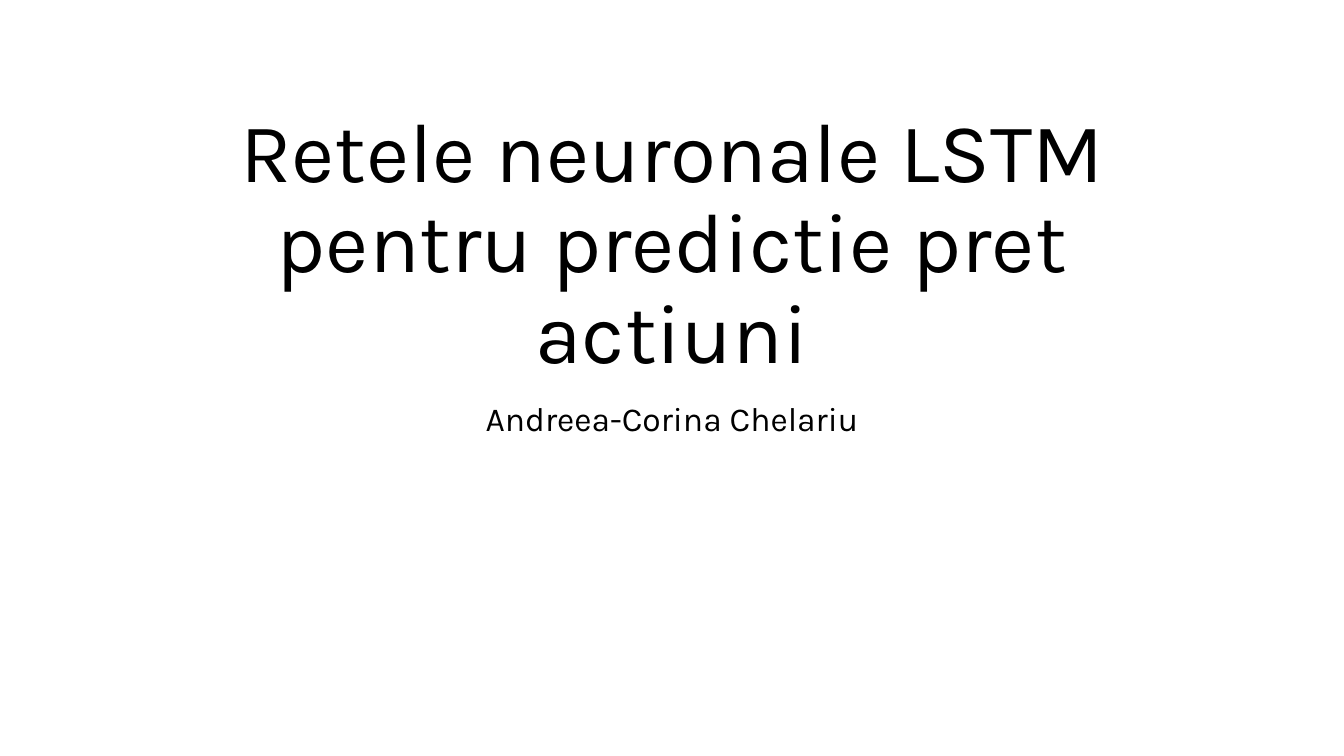
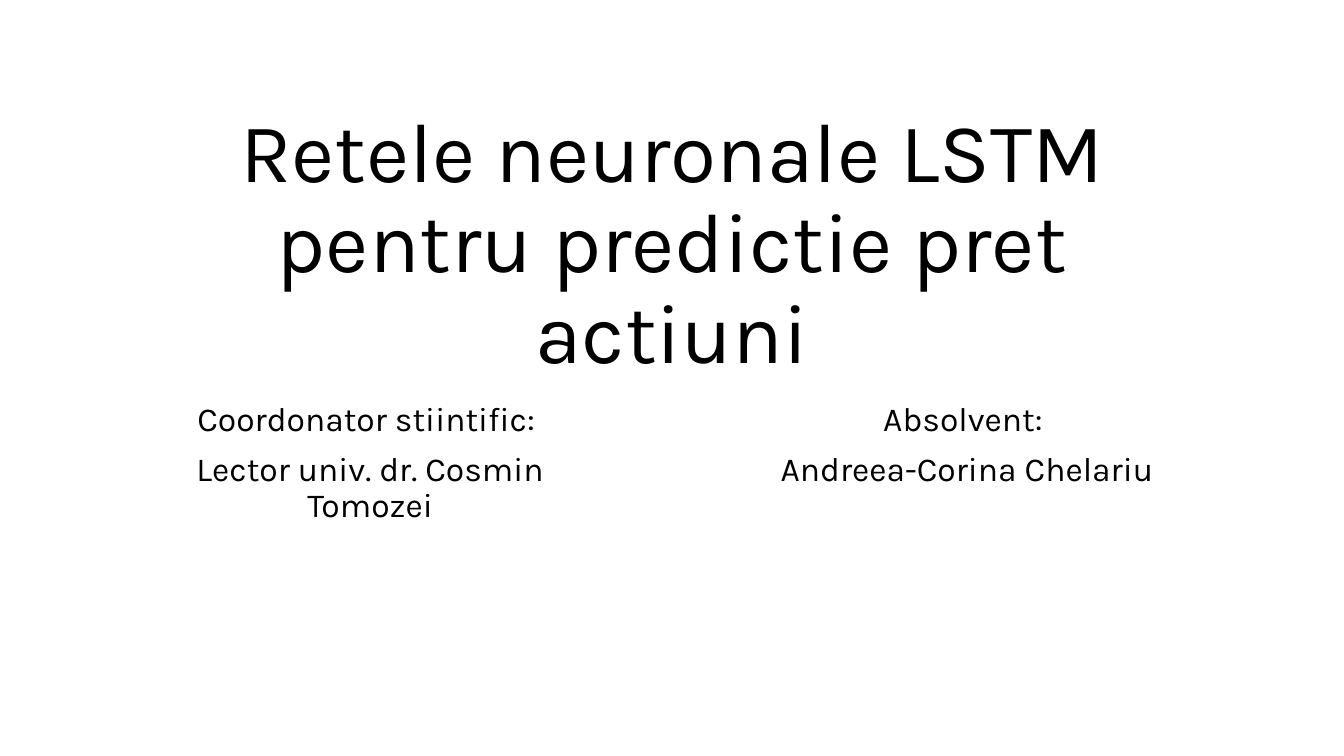
Before and after one commit to nasturas/LSTM, a slide deck: slide 1 of Doc/Prezicere pret actiuni.pptx. Drawn at 1344x756 pixels with LibreOffice and Linux fonts; fonts in the diff are those of the drawing. Boxes give left, top, right and bottom in pixels: in the first picture for what was removed or moved away, otherwise in the second. Text is boxed around its words. In the diff, an @@ line names an element or a change of style, - is before the commit and + after.

```diff
--- a/Doc/Prezicere pret actiuni.pptx
+++ b/Doc/Prezicere pret actiuni.pptx
@@ text added at [196,408,543,518], 24 pt, text #000000 @@
+Coordonator stiintific:
+Lector univ. dr. Cosmin Tomozei
@@ subtitle "Absolvent:": place and size @@
-subtitle "Absolvent:" at [486,408,858,432]
+subtitle "Absolvent:" at [781,408,1153,482]
@@ subtitle at [883,408,1042,432]: paragraph added @@
+Absolvent:
```
Also in this commit, not shown: 3 other slides changed, 6 slides added, 3 slides removed.
